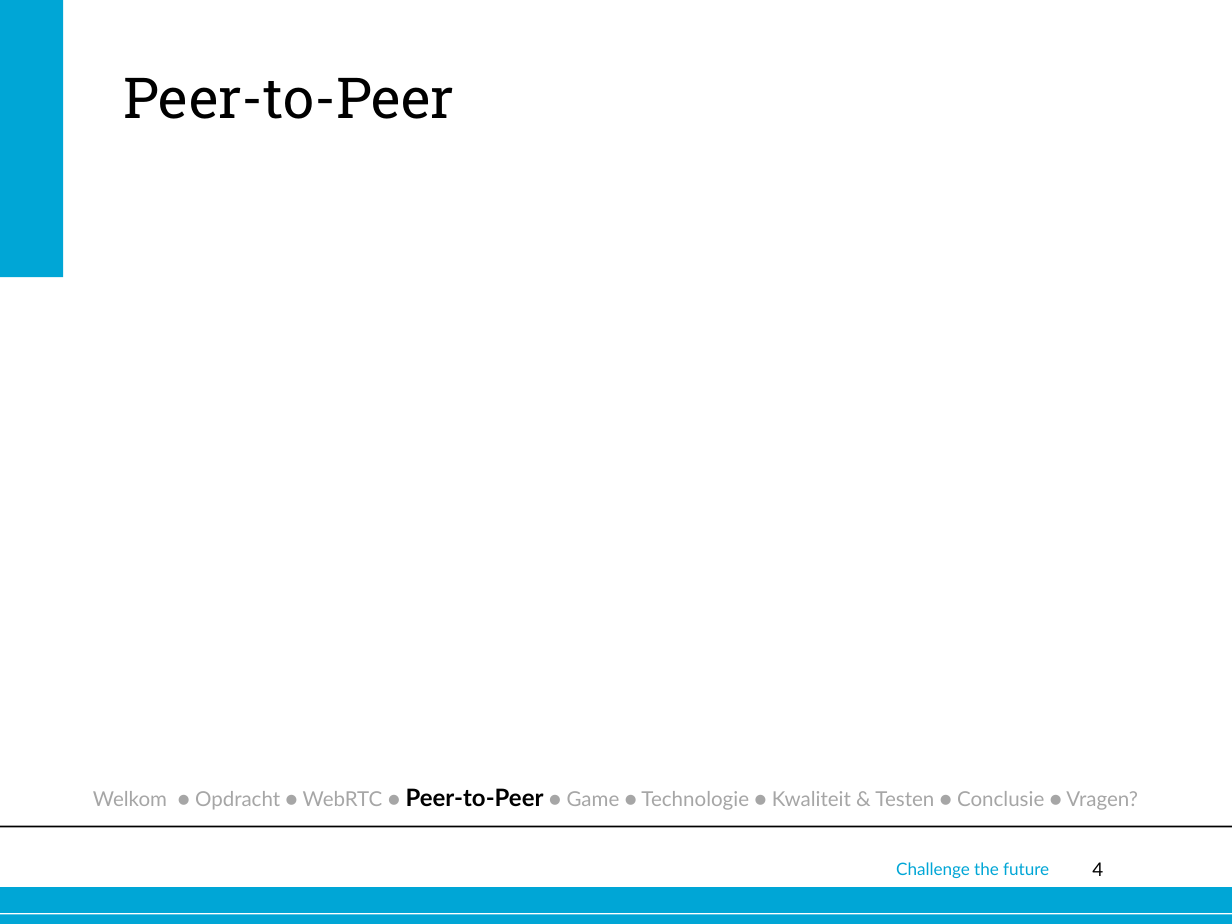
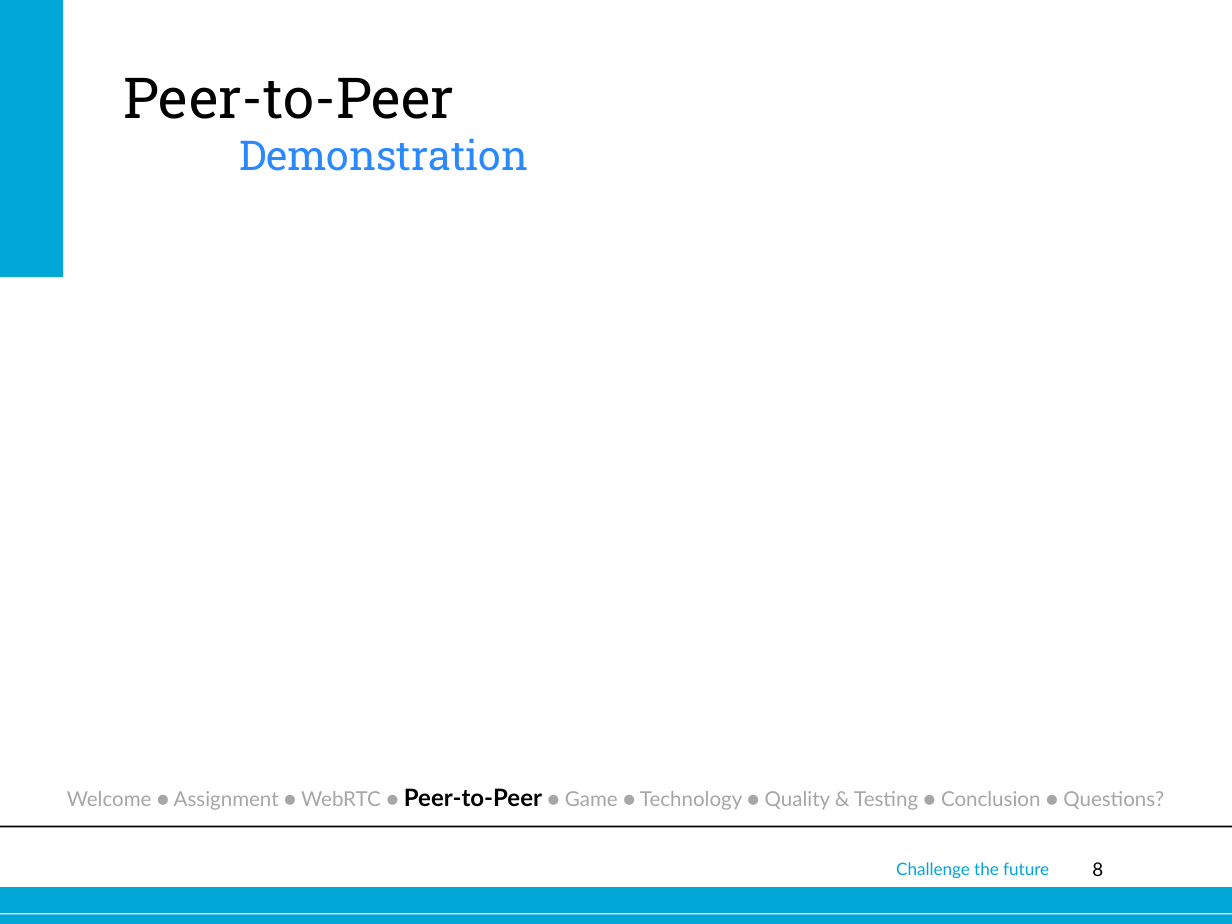
Before and after one commit to joostverdoorn/webrtc, a slide deck: slide 8 of documents/Eindpresentatie/webrtc.pptx (slide 4 before the commit). Drawn at 1232x924 pixels with LibreOffice and Linux fonts; fonts in the diff are those of the drawing; background and template pictures are left out. Boxes give left, top, right and bottom in pixels: in the first picture for what was removed or moved away, otherwise in the second. Text is boxed around its words. In the diff, an @@ line names an element or a change of style, - is before the commit and + after.

```diff
--- a/documents/Eindpresentatie/webrtc.pptx
+++ b/documents/Eindpresentatie/webrtc.pptx
@@ title at box(124, 78, 528, 171): text changed; size 33 to 24 pt; text colour #000000 to #2B89FF @@
-Peer-to-Peer
+Peer-to-Peer
+Demonstration
@@ text at box(67, 788, 1164, 810): text changed @@
-Welkom ● Opdracht ● WebRTC ● Peer-to-Peer ● Game ● Technologie ● Kwaliteit & Testen ● Conclusie ● Vragen?
+Welcome ● Assignment ● WebRTC ● Peer-to-Peer ● Game ● Technology ● Quality & Testing ● Conclusion ● Questions?
@@ page number at box(1092, 862, 1103, 876): text changed @@
-4
+8
```
Also in this commit, not shown: 3 other slides changed, 4 slides added, 3 other files.
